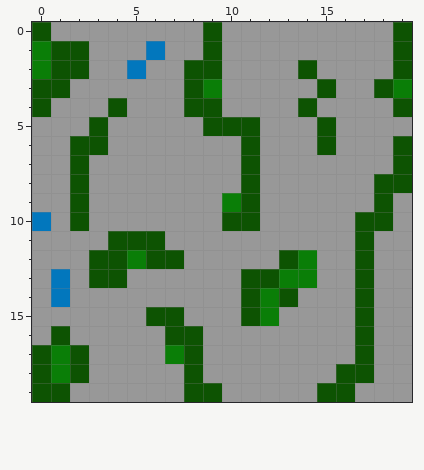
Two versions of one pixel-art sprite, TheAlchemist/Content/Sprites/mossyGround.png. Above is the file before it was changed.
The file is 20x20 pixels.
After:
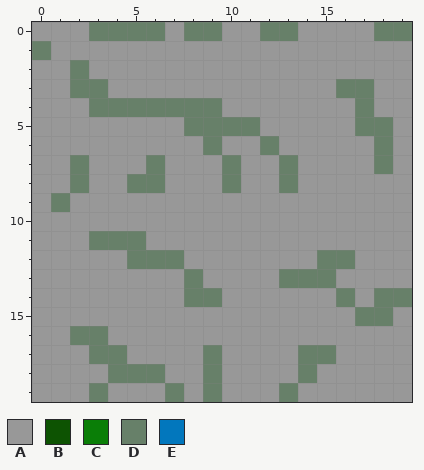
Palette (. is transparent): A #989898  B #0d5302  C #0a7e07  D #678069  E #0277bd
Diff:
{"y":0,"x":0,"old":"B","new":"A"}
{"y":0,"x":3,"old":"AAAA","new":"DDDD"}
{"y":0,"x":8,"old":"AB","new":"DD"}
{"y":0,"x":12,"old":"AA","new":"DD"}
{"y":0,"x":18,"old":"AB","new":"DD"}
{"y":1,"x":0,"old":"CBB","new":"DAA"}
{"y":1,"x":6,"old":"E","new":"A"}
{"y":1,"x":9,"old":"B","new":"A"}
{"y":1,"x":19,"old":"B","new":"A"}
{"y":2,"x":0,"old":"CBB","new":"AAD"}
{"y":2,"x":5,"old":"E","new":"A"}
{"y":2,"x":8,"old":"BB","new":"AA"}
{"y":2,"x":14,"old":"B","new":"A"}
{"y":2,"x":19,"old":"B","new":"A"}
{"y":3,"x":0,"old":"BBAA","new":"AADD"}
{"y":3,"x":8,"old":"BC","new":"AA"}
{"y":3,"x":15,"old":"BAABC","new":"ADDAA"}
{"y":4,"x":0,"old":"B","new":"A"}
{"y":4,"x":3,"old":"ABAAABB","new":"DDDDDDD"}
{"y":4,"x":14,"old":"B","new":"A"}
{"y":4,"x":17,"old":"A","new":"D"}
{"y":4,"x":19,"old":"B","new":"A"}
{"y":5,"x":3,"old":"B","new":"A"}
{"y":5,"x":8,"old":"ABBB","new":"DDDD"}
{"y":5,"x":15,"old":"B","new":"A"}
{"y":5,"x":17,"old":"AA","new":"DD"}
{"y":6,"x":2,"old":"BB","new":"AA"}
{"y":6,"x":9,"old":"A","new":"D"}
{"y":6,"x":11,"old":"BA","new":"AD"}
{"y":6,"x":15,"old":"B","new":"A"}
{"y":6,"x":18,"old":"AB","new":"DA"}
{"y":7,"x":2,"old":"B","new":"D"}
{"y":7,"x":6,"old":"A","new":"D"}
{"y":7,"x":10,"old":"AB","new":"DA"}
{"y":7,"x":13,"old":"A","new":"D"}
{"y":7,"x":18,"old":"AB","new":"DA"}
{"y":8,"x":2,"old":"B","new":"D"}
{"y":8,"x":5,"old":"AA","new":"DD"}
{"y":8,"x":10,"old":"AB","new":"DA"}
{"y":8,"x":13,"old":"A","new":"D"}
{"y":8,"x":18,"old":"BB","new":"AA"}
{"y":9,"x":1,"old":"AB","new":"DA"}
{"y":9,"x":10,"old":"CB","new":"AA"}
{"y":9,"x":18,"old":"B","new":"A"}
{"y":10,"x":0,"old":"E","new":"A"}
{"y":10,"x":2,"old":"B","new":"A"}
{"y":10,"x":10,"old":"BB","new":"AA"}
{"y":10,"x":17,"old":"BB","new":"AA"}
{"y":11,"x":3,"old":"ABBB","new":"DDDA"}
{"y":11,"x":17,"old":"B","new":"A"}
{"y":12,"x":3,"old":"BBCBB","new":"AADDD"}
{"y":12,"x":13,"old":"BCAAB","new":"AADDA"}
{"y":13,"x":1,"old":"E","new":"A"}
{"y":13,"x":3,"old":"BB","new":"AA"}
{"y":13,"x":8,"old":"A","new":"D"}
{"y":13,"x":11,"old":"BBCCA","new":"AADDD"}
{"y":13,"x":17,"old":"B","new":"A"}
{"y":14,"x":1,"old":"E","new":"A"}
{"y":14,"x":8,"old":"AA","new":"DD"}
{"y":14,"x":11,"old":"BCB","new":"AAA"}
{"y":14,"x":16,"old":"ABAA","new":"DADD"}
{"y":15,"x":6,"old":"BB","new":"AA"}
{"y":15,"x":11,"old":"BC","new":"AA"}
{"y":15,"x":17,"old":"BA","new":"DD"}
{"y":16,"x":1,"old":"BAA","new":"ADD"}
{"y":16,"x":7,"old":"BB","new":"AA"}
{"y":16,"x":17,"old":"B","new":"A"}
{"y":17,"x":0,"old":"BCBAA","new":"AAADD"}
{"y":17,"x":7,"old":"CBA","new":"AAD"}
{"y":17,"x":14,"old":"AA","new":"DD"}
{"y":17,"x":17,"old":"B","new":"A"}
{"y":18,"x":0,"old":"BCB","new":"AAA"}
{"y":18,"x":4,"old":"AAA","new":"DDD"}
{"y":18,"x":8,"old":"BA","new":"AD"}
{"y":18,"x":14,"old":"A","new":"D"}
{"y":18,"x":16,"old":"BB","new":"AA"}
{"y":19,"x":0,"old":"BB","new":"AA"}
{"y":19,"x":3,"old":"A","new":"D"}
{"y":19,"x":7,"old":"ABB","new":"DAD"}
{"y":19,"x":13,"old":"A","new":"D"}
{"y":19,"x":15,"old":"BB","new":"AA"}
{"label":"changed","picture_box":[32,22,412,402]}
